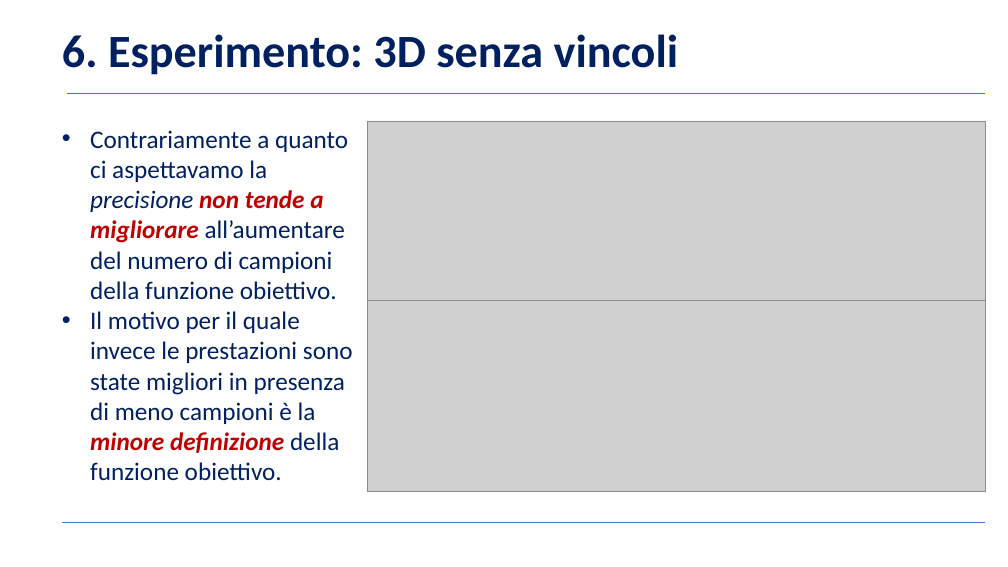
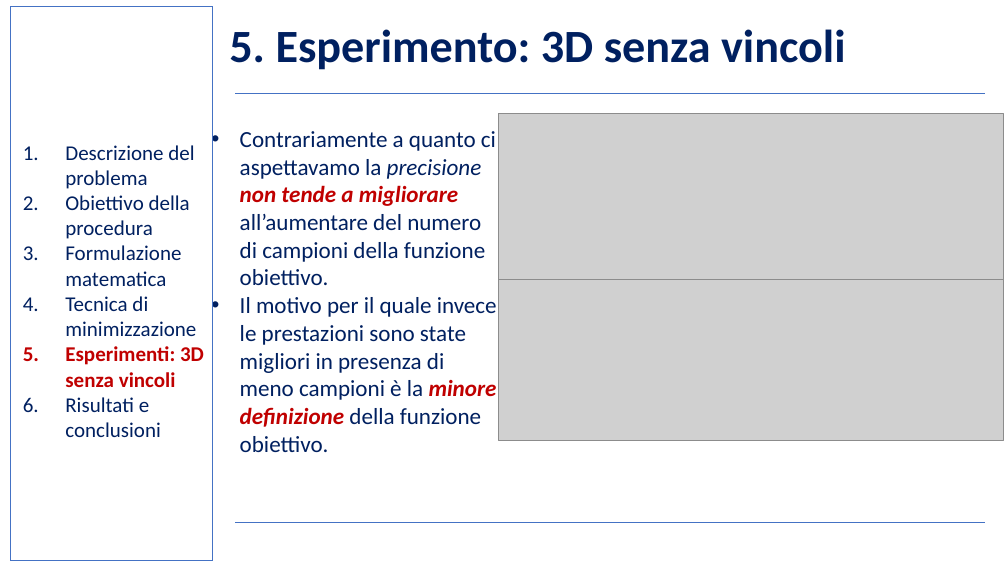
Before and after one commit to BernardoGiordano/NelderMeadMethod, a slide deck: slide 14 of writeup/Slides.pptx. Drawn at 1008x567 pixels with LibreOffice and Linux fonts; fonts in the diff are those of the drawing; grey boxes stand for pictures; background and template pictures are left out. Boxes give left, top, right and bottom in pixels: in the first picture for what was removed or moved away, otherwise in the second. Text is boxed around its words. In the diff, an @@ line names an element or a change of style, - is before the commit and + after.

```diff
--- a/writeup/Slides.pptx
+++ b/writeup/Slides.pptx
@@ rectangle added at box(11, 6, 212, 561), outline #4472C4 1 pt @@
@@ title at box(229, 29, 845, 70): text changed @@
-6. Esperimento: 3D senza vincoli
+5. Esperimento: 3D senza vincoli
@@ line moved from (67, 94) - (985, 94) to (235, 94) - (985, 94) @@
@@ picture: place and size @@
-picture at box(368, 121, 985, 300)
+picture at box(499, 113, 1003, 280)
@@ text added at box(65, 145, 204, 437), 20 pt, text #002060 @@
+1. Descrizione del problema
+2. Obiettivo della procedura
+3. Formulazione matematica
+4. Tecnica di minimizzazione
+5. Esperimenti: 3D senza vincoli
+6. Risultati e conclusioni
@@ text "Contrariamente a quanto ci aspettavamo ...": place and size @@
-text "Contrariamente a quanto ci aspettavamo ..." at box(90, 130, 353, 480)
+text "Contrariamente a quanto ci aspettavamo ..." at box(240, 131, 497, 452)
@@ text "Contrariamente a quanto ci aspettavamo ..." at box(240, 131, 497, 452): size 24 to 22 pt @@
@@ picture: place and size @@
-picture at box(368, 300, 985, 492)
+picture at box(499, 280, 1003, 441)
@@ line moved from (61, 523) - (985, 523) to (235, 523) - (985, 523) @@
```
Also in this commit, not shown: 18 other slides changed, 9 other files.
